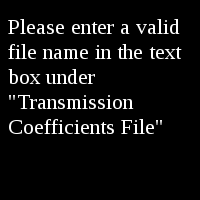
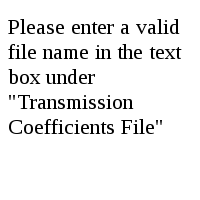
Comparing the layer stacks of the two w=200, h=200 images. Changes:
painted on "Please enter a valid file name..." over [8, 19, 182, 134]
painted on "Background" over [0, 0, 200, 200]
